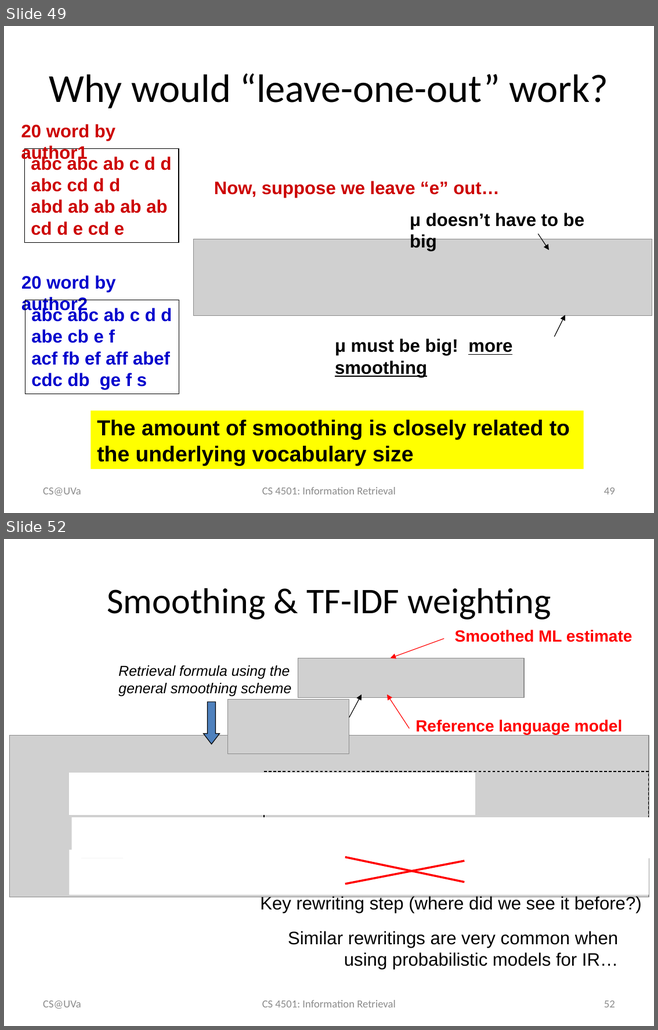
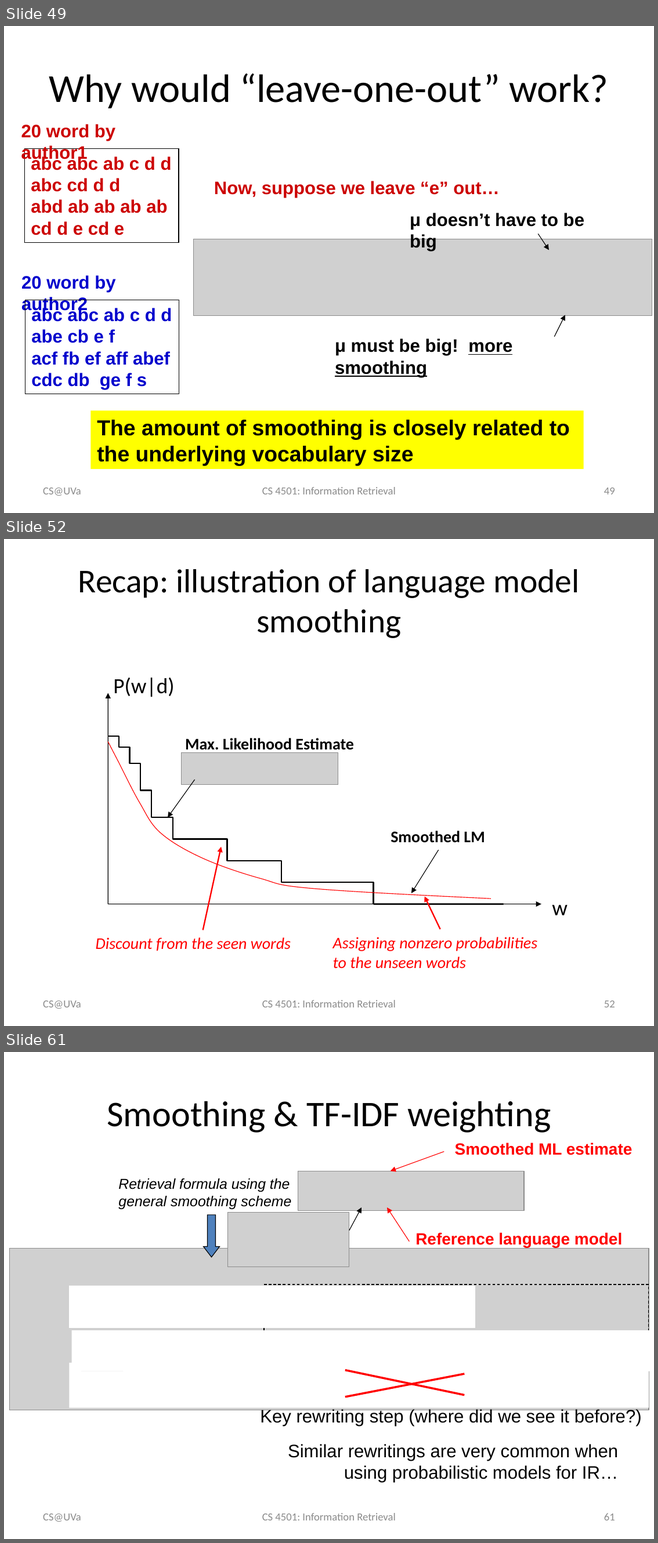
Before and after one commit to wang296/IR2015, a slide deck: docs/Language Models.pptx. Shown one above the other, each under a label of ours: slides 49 and 52 before the commit, slides 49, 52 and 61 after it; the slides between them are not shown. The pictures are 658x1030 and 658x1543 pixels, drawn with LibreOffice and Linux fonts; fonts in the diff are those of the drawing; grey boxes stand for pictures. Boxes give left, top, right and bottom in pixels: in the first picture for what was removed or moved away, otherwise in the second. Text is boxed around its words. In the diff, an @@ line names an element or a change of style, - is before the commit and + after.

```diff
--- a/docs/Language Models.pptx
+++ b/docs/Language Models.pptx
@@ slide 52 added at <box>4,539,654,1026</box>, background #FFFFFF @@
@@ title added at <box>78,569,579,638</box>, 37 pt, text #000000 @@
+Recap: illustration of language model smoothing
@@ freeform shape added at <box>108,741,491,899</box>, outline #FF0000 0.75 pt @@
@@ group added at <box>108,678,567,915</box>: 3 arrows, 3 texts, 1 freeform shape, 1 line, 1 picture @@
+P(w|d)
+w
+Max. Likelihood Estimate
@@ text added at <box>390,831,484,843</box>, 18 pt, text #000000, bold @@
+Smoothed LM
@@ arrow added from (203, 930) to (221, 847), #FF0000 1.5 pt @@
@@ arrow added from (438, 850) to (411, 893), #000000 0.75 pt @@
@@ arrow added from (440, 929) to (424, 896), #FF0000 1.5 pt @@
@@ text added at <box>96,937,291,951</box>, 18 pt, text #FF0000, italic @@
+Discount from the seen words
@@ text added at <box>333,937,538,969</box>, 18 pt, text #FF0000, italic @@
+Assigning nonzero probabilities to the unseen words
@@ text added at <box>43,1001,81,1009</box>, 12 pt, text #8C8C8C @@
+CS@UVa
@@ text added at <box>262,1000,395,1008</box>, 12 pt, text #8C8C8C @@
+CS 4501: Information Retrieval
@@ page number added at <box>604,1001,615,1008</box>, 12 pt, text #8C8C8C @@
+52
@@ what was slide 52 is now slide 61 @@
@@ page number at <box>604,1513,615,1521</box>: text changed @@
-52
+61
```
Also in this commit, not shown: 2 slides changed, 8 other slides added, 3 other files.
